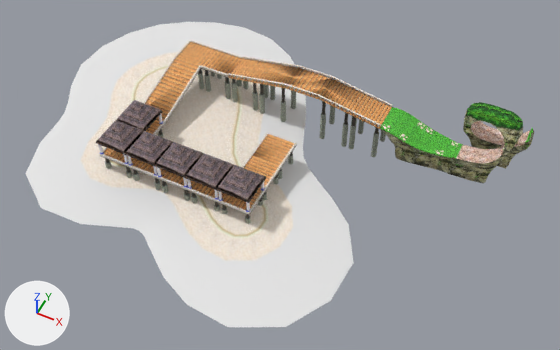
One commit to the OBJ model SonicGame3Dv3/res/Models/EmeraldCoast/Chunk2.obj: the scene before it, then after it.
Both versions are drawn from a 50 mm lens placed at (-62.0, -2778.0, 1519.0), pointed at (-667.0, -1568.0, 7.0). The lights are fixed; the arrows at lower left show +X, +Y and +Z. Where no turn or scale is listed for an object, it has been applied to the vertices.

Names of what the first picture shows: 'Chunk2'.
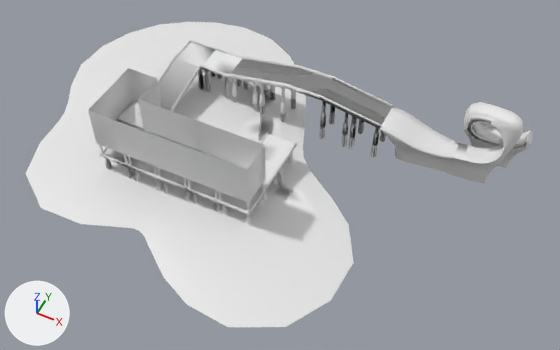
Where the change shows, as pixel boxes [x1, y1, x2, y2] in the pictures (560 x 350 px):
part 1 of me_chunk2, deleted
    before: [229, 57, 391, 127]
part 2 of me_chunk2, built on
    before: [198, 57, 391, 126]
    after: [88, 50, 401, 240]
part 3 of me_chunk2, built on
    before: [442, 143, 499, 167]
    after: [439, 121, 527, 174]
part 4 of me_chunk2, recoloured
    before: [99, 100, 265, 201]
    after: [116, 100, 247, 170]
part 5 of me_chunk2, recoloured
    both: [98, 144, 264, 211]
part 6 of me_chunk2, recoloured
    both: [388, 132, 443, 157]
part 7 of me_chunk2, recoloured
    both: [96, 142, 266, 203]
part 8 of me_chunk2, recoloured
    both: [100, 152, 264, 212]
part 9 of me_chunk2, recoloured (beige to white)
    both: [457, 122, 530, 163]
part 10 of me_chunk2, recoloured
    both: [81, 52, 293, 260]
part 11 of me_chunk2, recoloured (green to grey)
    both: [466, 105, 523, 131]
part 12 of me_chunk2, recoloured
    both: [397, 128, 534, 159]
part 13 of me_chunk2, recoloured
    both: [105, 72, 379, 220]
part 14 of me_chunk2, recoloured
    before: [104, 63, 271, 240]
part 15 of me_chunk2, recoloured (green to white)
    both: [383, 110, 457, 157]
part 16 of me_chunk2, recoloured
    both: [105, 69, 379, 219]
part 17 of me_chunk2, recoloured (green to white)
    both: [469, 102, 522, 123]
part 18 of me_chunk2, recoloured
    both: [103, 41, 268, 152]
part 19 of me_chunk2, recoloured
    both: [99, 66, 297, 215]
part 20 of me_chunk2, recoloured (orange to grey)
    both: [157, 42, 391, 173]
part 21 of me_chunk2, recoloured (yellow to grey)
    both: [381, 110, 534, 183]
part 22 of me_chunk2, recoloured
    both: [105, 74, 386, 224]
part 23 of me_chunk2, recoloured
    both: [101, 40, 296, 213]
part 24 of me_chunk2, recoloured
    both: [453, 129, 532, 158]

What changed in the scene script:
```text
Change me_chunk2:
    remove me_chunk2.from_pydata(...)  # 3918 vertices, 5991 faces; spans x -1424.0..-107.0, y -2010.0..-1027.0, z -25.0..203.0
    remove me_chunk2.materials.append(mat_material_bcd508_002)  # picture img_sea1_24_png
    remove me_chunk2.materials.append(mat_material_bd6528_002)  # picture img_sea1_26_png
    remove me_chunk2.materials.append(mat_material_b9567c_001)  # white #e7e7e7
    remove me_chunk2.materials.append(mat_material_bcd490_002)  # picture img_sea1_36_png
    remove me_chunk2.materials.append(mat_material_bee884_002)  # picture img_m64_cos006_png
    add me_chunk2.from_pydata(...)  # 3440 vertices, 5579 faces; spans x -1424.0..-107.0, y -2010.0..-1027.0, z -36.0..209.0
    me_chunk2 part 1: 82 loose pieces with 656 vertices, spanning x -921.0..-476.0, y -1374.0..-1288.0, z 96.0..134.0, are deleted
    me_chunk2 part 2: 22 vertices removed from x -1085.0..-473.0, y -1375.0..-1287.0, z 20.0..134.0; 124 vertices added at x -1195.0..-473.0, y -1781.0..-1137.0, z -36.0..209.0
    me_chunk2 part 3: 6 vertices removed from x -276.0..-187.0, y -1352.0..-1216.0, z 27.0..77.0; 82 vertices added at x -279.0..-121.0, y -1358.0..-1217.0, z -25.0..168.0
    me_chunk2 part 4: 256 faces spanning x -1101.0..-660.0, y -1749.0..-1574.0, z 99.0..143.0 switch from mat_material_bcd4a4_002 (picture img_sea1_22_png) to no material
    me_chunk2 part 5: 192 faces spanning x -1098.0..-663.0, y -1746.0..-1577.0, z 57.0..96.0 switch from mat_material_bcd4cc_002 (picture img_sea1_12_png) to no material
    me_chunk2 part 6: 8 faces spanning x -448.0..-300.0, y -1380.0..-1282.0, z 55.0..94.0 switch from mat_material_b6198c_001 (picture img_m64_cos015_png) to no material
    me_chunk2 part 7: 40 faces spanning x -1102.0..-659.0, y -1750.0..-1573.0, z 93.0..99.0 switch from mat_material_bcd4e0_002 (picture img_sea1_23_png) to no material
    me_chunk2 part 8: 192 faces spanning x -1099.0..-662.0, y -1747.0..-1576.0, z 51.0..57.0 switch from mat_material_bcd4f4_002 (picture img_sea1_20_png) to no material
    me_chunk2 part 9: 114 faces spanning x -266.0..-121.0, y -1358.0..-1215.0, z 62.0..170.0 switch from mat_material_b43af0_001 (picture img_sea1_3_png) to no material
    me_chunk2 part 10: 283 faces spanning x -1273.0..-566.0, y -1859.0..-1191.0, z -9.0..4.0 switch from mat_material_b030f8_001 (picture img_m128_cos020_png) to no material
    me_chunk2 part 11: 34 faces spanning x -283.0..-136.0, y -1324.0..-1249.0, z 152.0..200.0 switch from mat_material_bb3c58_002 (picture img_m64_cos003_png) to no material
    me_chunk2 part 12: 24 faces spanning x -423.0..-109.0, y -1380.0..-1215.0, z 55.0..111.0 switch from mat_material_bc3b30_002 (picture img_m64_cos012_png) to no material
    me_chunk2 part 13: 672 faces spanning x -1096.0..-478.0, y -1745.0..-1291.0, z 14.0..69.0 switch from mat_material_bec908_002 (picture img_m32_cos003_png) to no material
    me_chunk2 part 14: 174 faces spanning x -1217.0..-622.0, y -1803.0..-1247.0, z -2.0..0.0 switch from mat_material_b06da4_001 (picture img_m128_cos012_png) to no material
    me_chunk2 part 15: 35 faces spanning x -473.0..-276.0, y -1379.0..-1283.0, z 61.0..96.0 switch from mat_material_bc3b08_001 (picture img_m128_cos008_png) to no material
    me_chunk2 part 16: 720 faces spanning x -1098.0..-480.0, y -1746.0..-1293.0, z 14.0..121.0 switch from mat_material_bcd51c_002 (picture img_sea1_25_png) to no material
    me_chunk2 part 17: 36 faces spanning x -278.0..-142.0, y -1321.0..-1252.0, z 166.0..203.0 switch from mat_material_bb3c6c_002 (picture img_m64_cos001_png) to no material
    me_chunk2 part 18: 24 faces spanning x -1100.0..-664.0, y -1749.0..-1287.0, z 45.0..99.0 switch from mat_material_bec91c_002 (picture img_sea1_29_png) to no material
    me_chunk2 part 19: 100 faces spanning x -1100.0..-660.0, y -1749.0..-1287.0, z 45.0..99.0 switch from mat_material_bd5ce0_002 (picture img_sea1_16_png) to no material
    me_chunk2 part 20: 72 faces spanning x -1101.0..-473.0, y -1749.0..-1287.0, z 45.0..129.0 switch from mat_material_bcd4b8_002 (picture img_m128_cos026_png) to no material
    me_chunk2 part 21: 509 faces spanning x -478.0..-107.0, y -1380.0..-1215.0, z -25.0..183.0 switch from mat_material_baf334_002 (picture img_m256_cos003_png) to no material
    me_chunk2 part 22: 792 faces spanning x -1096.0..-478.0, y -1745.0..-1291.0, z -25.0..69.0 switch from mat_material_bae808_002 (picture img_m64_cos007_png) to no material
    me_chunk2 part 23: 81 faces spanning x -1100.0..-473.0, y -1749.0..-1287.0, z 45.0..135.0 switch from mat_material_bd6550_002 (picture img_sea1_28_png) to no material
    me_chunk2 part 24: 4 faces spanning x -276.0..-119.0, y -1358.0..-1215.0, z 62.0..111.0 switch from mat_material_bbc67c_001 (picture img_m64_cos009_png) to no material
    me_chunk2 part 25: 10 faces spanning x -423.0..-276.0, y -1379.0..-1284.0, z 61.0..88.0 switch from mat_material_b51718_001 (picture img_m128_cos014_png) to no material
    me_chunk2 part 26: the surface is now shaded smooth
```
